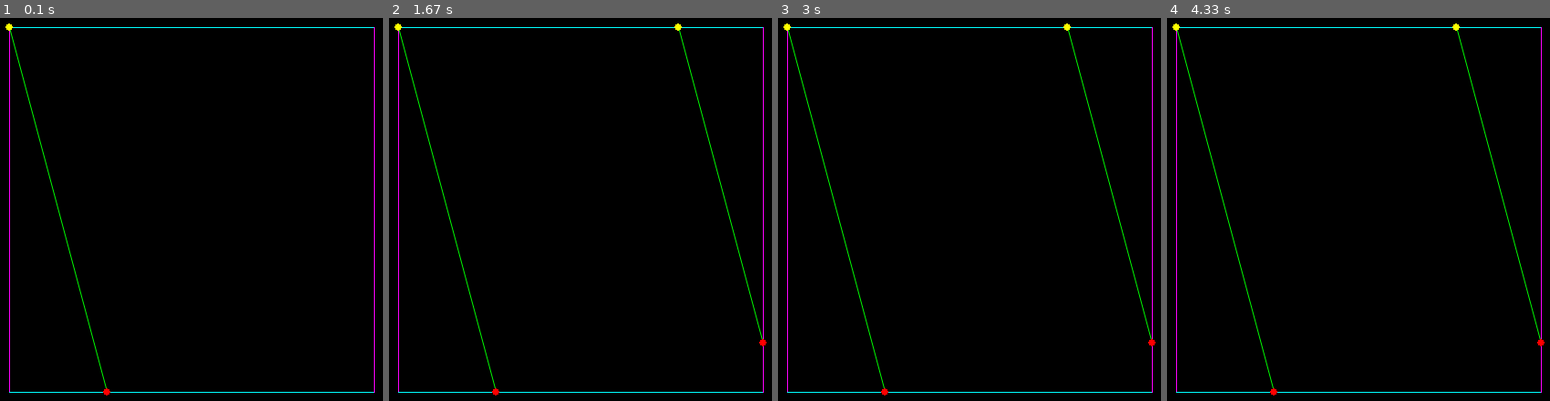
Above: before the commit, frames 1-4 (left to right).
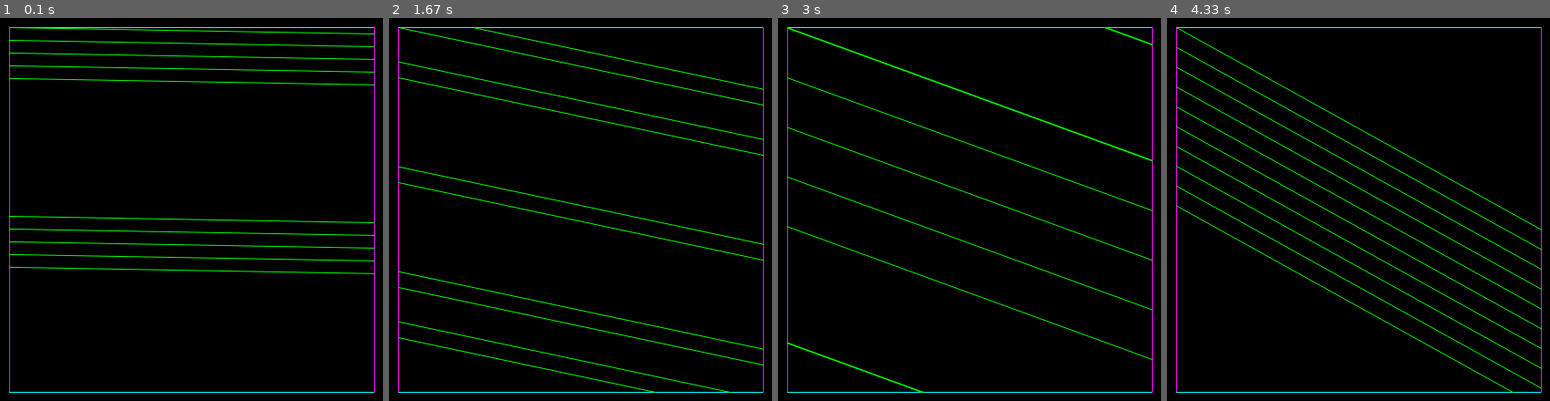
Above: after the commit, the same moments.

Repository: DoYouEvenStackSmash/planning-algorithms-exercises
Game: pygame game, started from src/ch4/manifold_project/manifold_driver.py
The game is run twice, just before and just after one commit, with the same random seed, the same clock (stepped at 60 frames per second) and the same inputs.
Inputs:
- Up to frame 1 (0.1 s): no input
- Up to frame 2 (1.67 s): no input
- Up to frame 3 (3 s): no input
- Up to frame 4 (4.33 s): no input

The runs differ from the first frame. In frame 1, 4.5% of the frame differs, in the area x 1-98%, y 1-99%; in frame 2, 4.7%; in frame 3, 3.3%; in frame 4, 4.9%, in the area x 1-99%, y 1-99%.

Commit message:
init py and ready for new branch

Diff:
--- a/src/ch4/manifold_project/double_torus_manifold.py
+++ b/src/ch4/manifold_project/double_torus_manifold.py
@@ -92,7 +92,7 @@
   ox,oy = o.get_x_min(), o.get_y_min()
   r = angle_degrees * np.pi / 180
   counter = 0
-  while not o.end_flag and counter < 2:
+  while not o.end_flag and counter < 10:
     lines.append(o.next_segment(o, ox, oy, r))
     ox, oy = lines[-1][1]
     counter+=1
--- a/src/ch4/manifold_project/manifold_driver.py
+++ b/src/ch4/manifold_project/manifold_driver.py
@@ -92,8 +92,8 @@
   screen = create_display(w, h)
 
   o = blank_object(w/10, w - w/10, h/10, h - h/10)
-  # change_angle(screen,o)
-  single_angle(screen, o)
+  change_angle(screen,o)
+  # single_angle(screen, o)
 
   while 1:
     for event in pygame.event.get():
Empty file added: src/ch5/__init__.py
